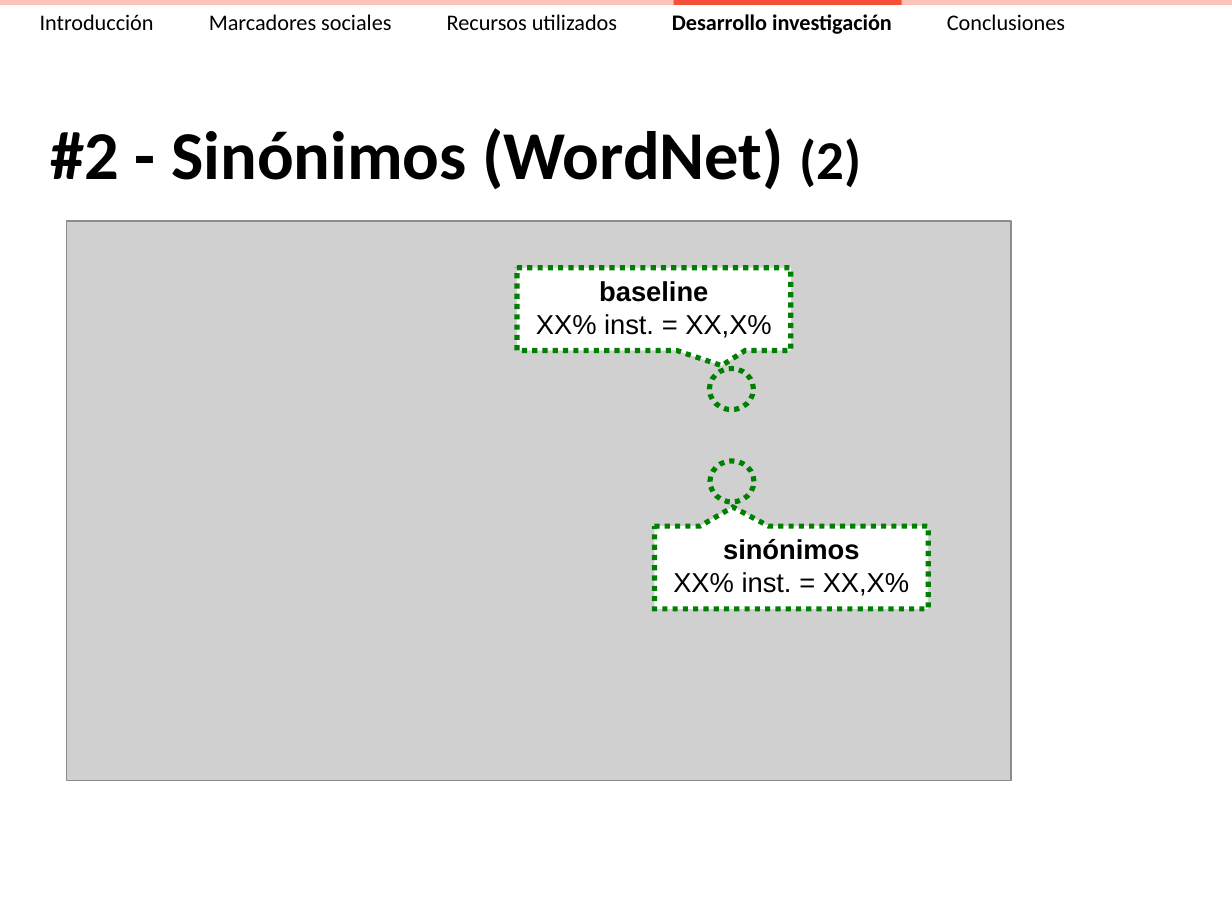
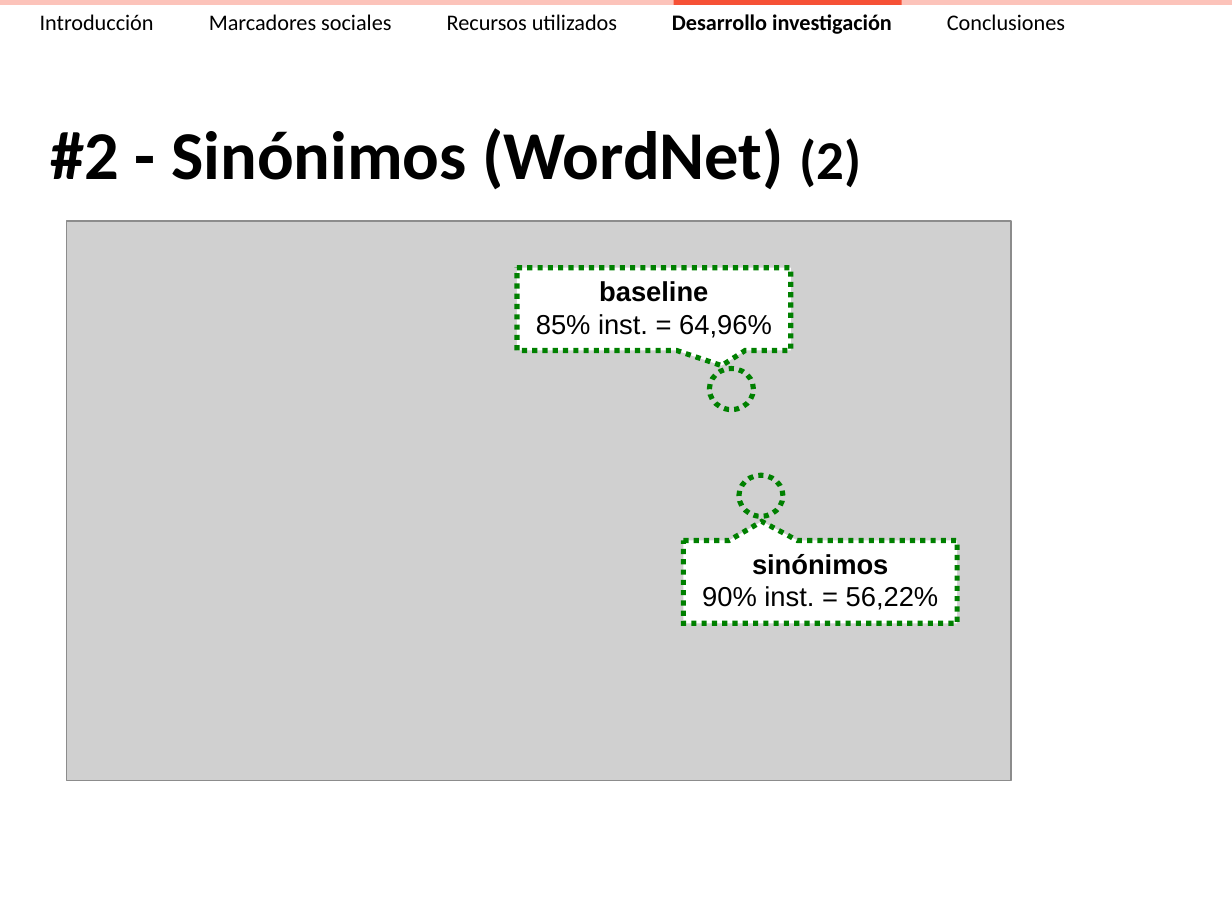
Before and after one commit to ak907kenai/nicotournetesis, a slide deck: slide 35 of docs_trunk/Presentación/Nicolás Tourné - Presentación Tesis (v2.3).ppt. Drawn at 1232x924 pixels with LibreOffice and Linux fonts; fonts in the diff are those of the drawing; grey boxes stand for pictures. Boxes give left, top, right and bottom in pixels: in the first picture for what was removed or moved away, otherwise in the second. Text is boxed around its words. In the diff, an @@ line names an element or a change of style, - is before the commit and + after.

```diff
--- a/docs_trunk/Presentación/Nicolás Tourné - Presentación Tesis (v2.3).ppt
+++ b/docs_trunk/Presentación/Nicolás Tourné - Presentación Tesis (v2.3).ppt
@@ text in speech box at bbox=[536, 281, 772, 338]: text changed @@
-baseline
-XX% inst. = XX,X%
+baseline
+85% inst. = 64,96%
@@ ellipse: place and size @@
-ellipse at bbox=[710, 461, 754, 501]
+ellipse at bbox=[739, 476, 784, 516]
@@ speech box "sinónimos 90% inst. = 56,22%": place and size @@
-speech box "sinónimos 90% inst. = 56,22%" at bbox=[654, 526, 928, 609]
+speech box "sinónimos 90% inst. = 56,22%" at bbox=[684, 541, 957, 623]
@@ text in speech box at bbox=[702, 554, 939, 610]: text changed @@
-sinónimos
-XX% inst. = XX,X%
+sinónimos
+90% inst. = 56,22%
```
Also in this commit, not shown: 6 other slides changed.
